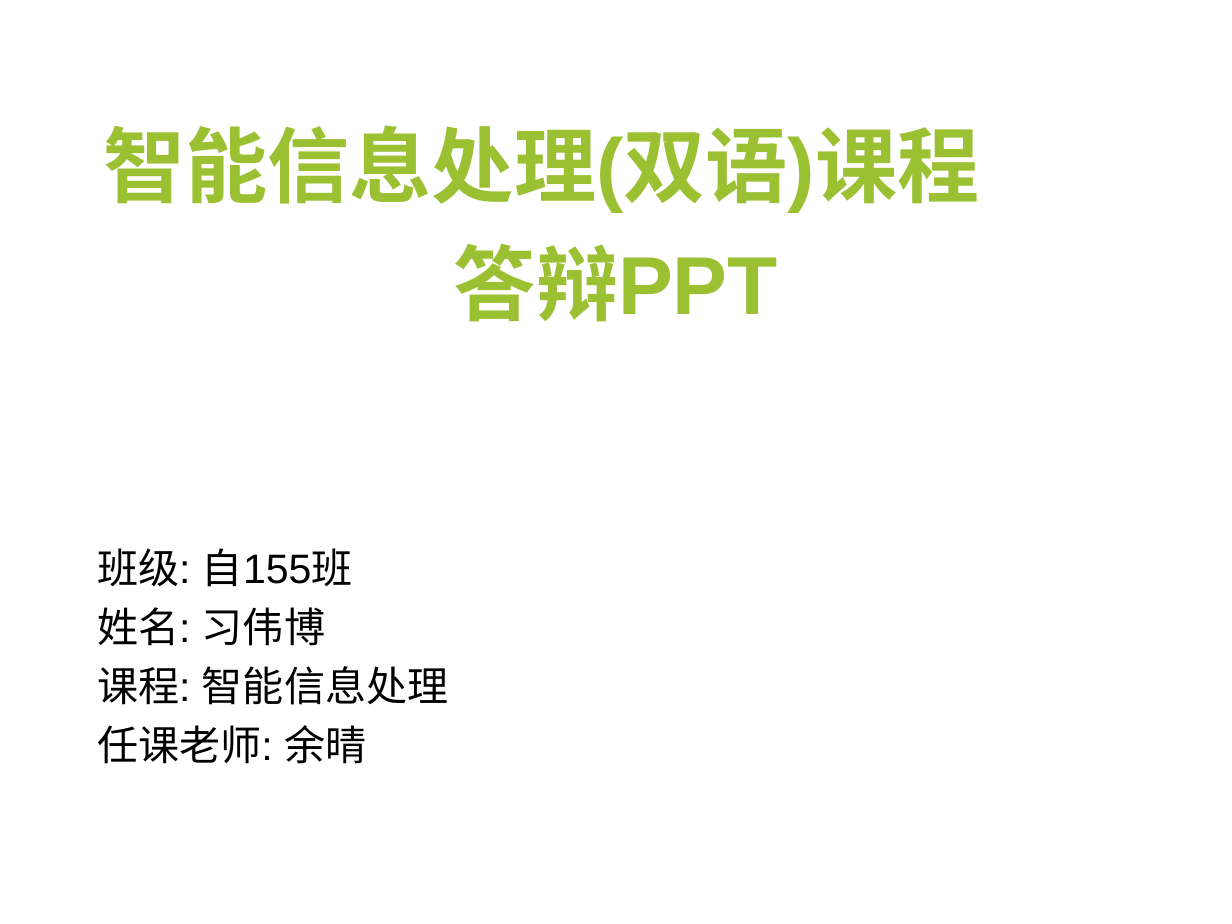
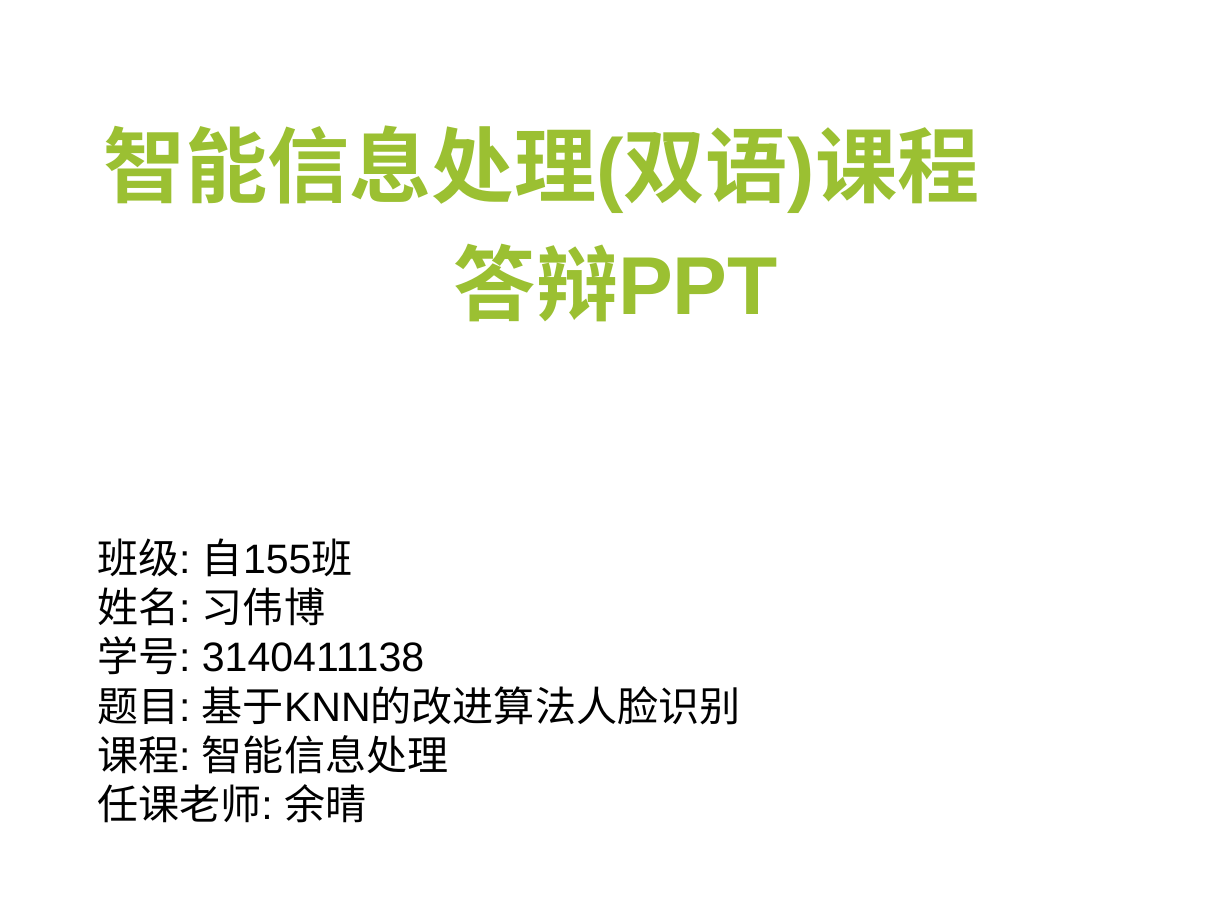
Before and after one commit to youaresherlock/IntelligentInformationProcessing, a slide deck: slide 1 of courseContentAndCode/faceDectection/基于改进KNN分类算法的人脸识别-自155习伟博.pptx. Drawn at 1232x924 pixels with LibreOffice and Linux fonts; fonts in the diff are those of the drawing; background and template pictures are left out. Boxes give left, top, right and bottom in pixels: in the first picture for what was removed or moved away, otherwise in the second. Text is boxed around its words. In the diff, an @@ line names an element or a change of style, - is before the commit and + after.

```diff
--- a/courseContentAndCode/faceDectection/基于改进KNN分类算法的人脸识别-自155习伟博.pptx
+++ b/courseContentAndCode/faceDectection/基于改进KNN分类算法的人脸识别-自155习伟博.pptx
@@ text at (97, 538, 448, 823): line spacing 1.2 to 1 @@
@@ text at (97, 636, 740, 725): paragraphs added @@
+学号: 3140411138
+题目: 基于KNN的改进算法人脸识别
```
Also in this commit, not shown: 4 other files.
